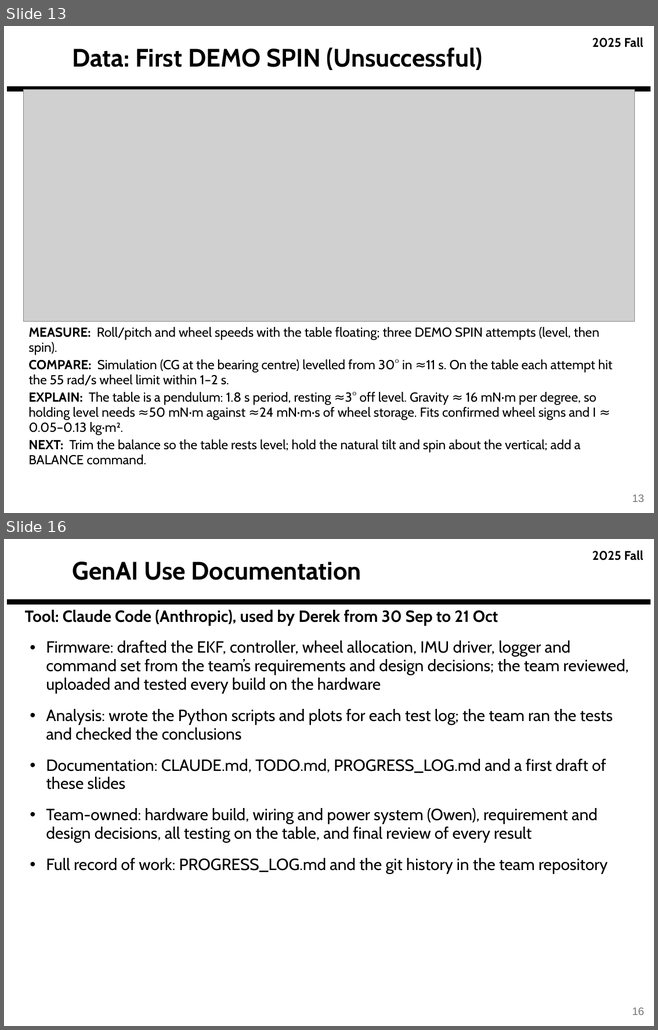
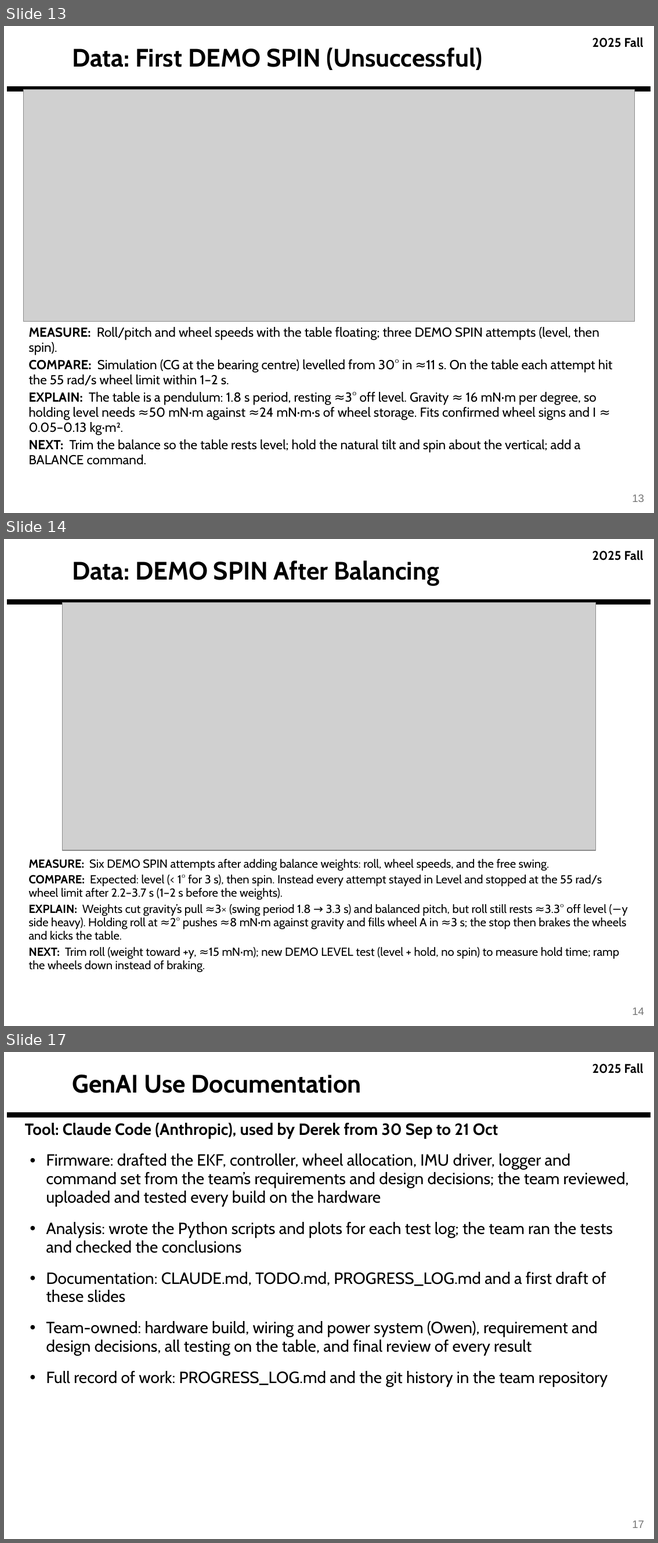
Before and after one commit to derek-weissinger-usafa/Astro-331-Lab-8, a slide deck: Reports/Astro 331 Lab 8_2_3 Body Problem_Prelim_Pres_FILLED.pptx. Shown one above the other, each under a label of ours: slides 13 and 16 before the commit, slides 13, 14 and 17 after it; the slides between them are not shown. The pictures are 658x1030 and 658x1543 pixels, drawn with LibreOffice and Linux fonts; fonts in the diff are those of the drawing; grey boxes stand for pictures; background and template pictures are left out. Boxes give left, top, right and bottom in pixels: in the first picture for what was removed or moved away, otherwise in the second. Text is boxed around its words. In the diff, an @@ line names an element or a change of style, - is before the commit and + after.

```diff
--- a/Reports/Astro 331 Lab 8_2_3 Body Problem_Prelim_Pres_FILLED.pptx
+++ b/Reports/Astro 331 Lab 8_2_3 Body Problem_Prelim_Pres_FILLED.pptx
@@ slide 14 added at [4,539,654,1026], background #FFFFFF; not listed: 2 template elements that a slide beside it also shows @@
@@ title added at [72,560,439,585], 28 pt, text #000000, bold @@
+Data: DEMO SPIN After Balancing
@@ picture added at [63,603,595,850] @@
@@ text added at [29,859,628,972], 13 pt, text #000000 @@
+MEASURE: Six DEMO SPIN attempts after adding balance weights: roll, wheel speeds, and the free swing.
+COMPARE: Expected: level (< 1° for 3 s), then spin. Instead every attempt stayed in Level and stopped at the 55 rad/s wheel limit after 2.2–3.7 s (1–2 s before the weights).
+EXPLAIN: Weights cut gravity’s pull ≈3× (swing period 1.8 → 3.3 s) and balanced pitch, but roll still rests ≈3.3° off level (−y side heavy). Holding roll at ≈2° pushes ≈8 mN·m against gravity and fills wheel A in ≈3 s; the stop then brakes the wheels and kicks the table.
+NEXT: Trim roll (weight toward +y, ≈15 mN·m); new DEMO LEVEL test (level + hold, no spin) to measure hold time; ramp the wheels down instead of braking.
@@ page number added at [632,1008,644,1015], 12 pt, text #757575 @@
+14
@@ what was slide 16 is now slide 17 @@
@@ page number at [632,1521,644,1528]: text changed @@
-16
+17
```
Also in this commit, not shown: 2 slides changed, 10 other files.
